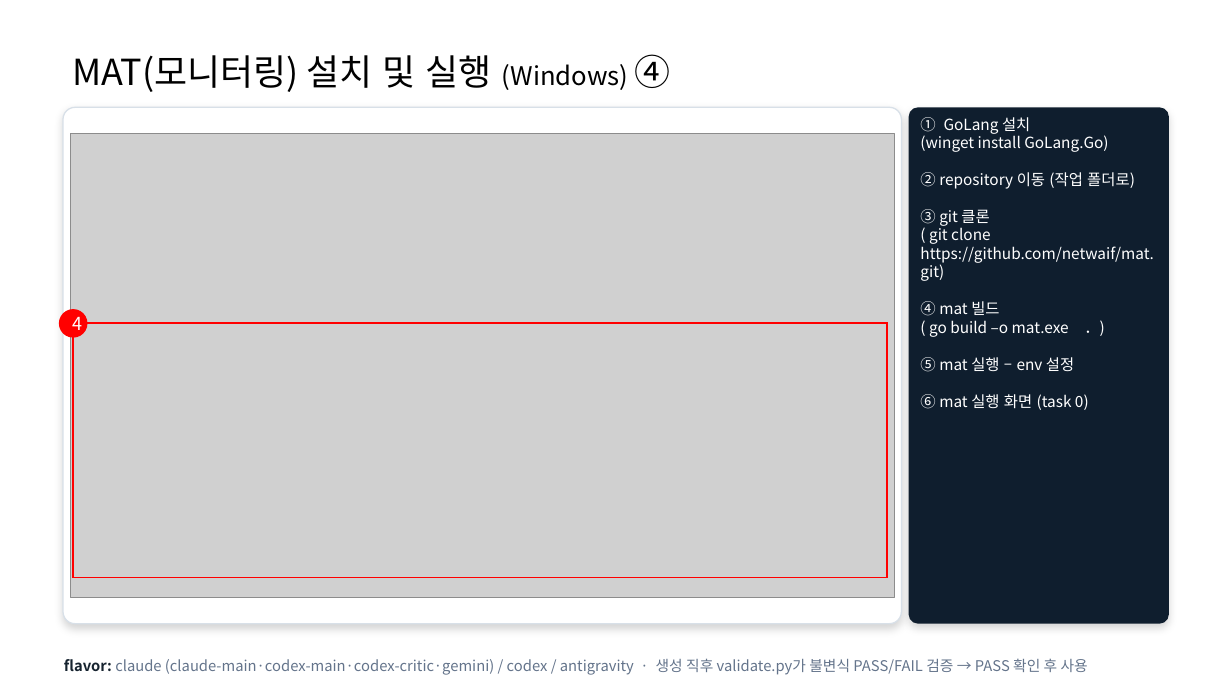
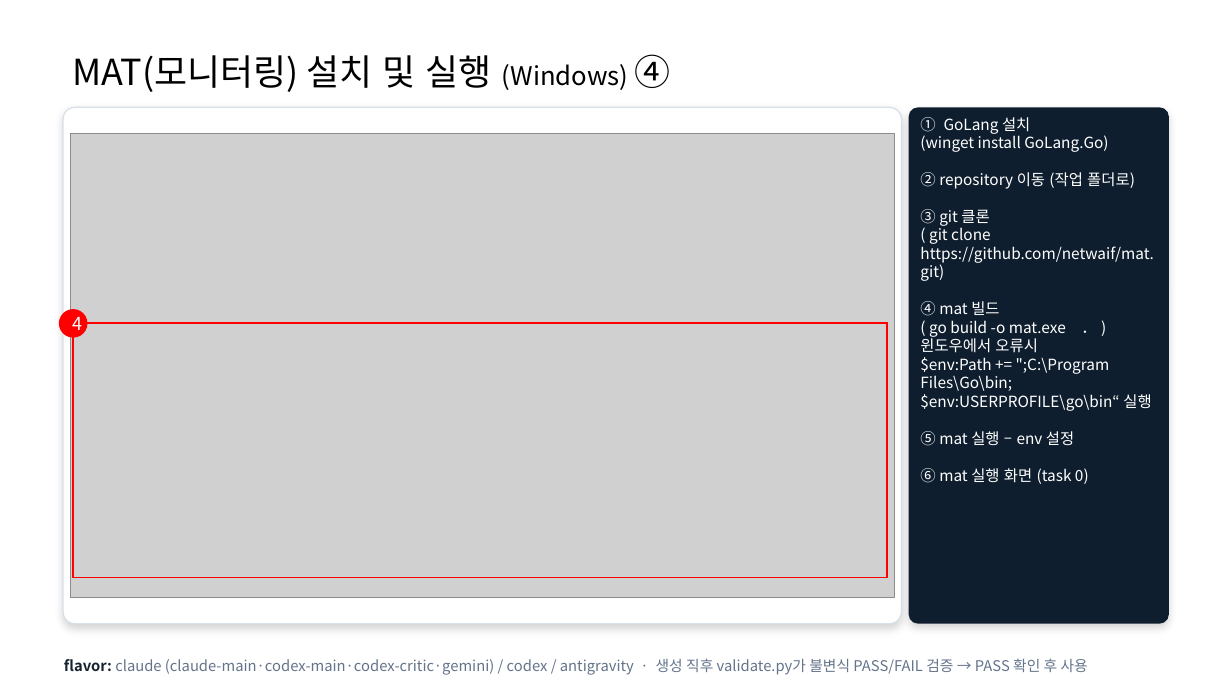
Before and after one commit to 313DEVGRP/Java-Service-Tree-Framework, a slide deck: slide 35 of multi_agent_handbook.pptx. Drawn at 1232x693 pixels with LibreOffice and Linux fonts; fonts in the diff are those of the drawing; grey boxes stand for pictures. Boxes give left, top, right and bottom in pixels: in the first picture for what was removed or moved away, otherwise in the second. Text is boxed around its words. In the diff, an @@ line names an element or a change of style, - is before the commit and + after.

```diff
--- a/multi_agent_handbook.pptx
+++ b/multi_agent_handbook.pptx
@@ text in rounded rectangle at [920, 320, 1151, 411]: text changed @@
-( go build –o mat.exe ．)
+( go build -o mat.exe ． )
+윈도우에서 오류시
+$env:Path += ";C:\Program Files\Go\bin;$env:USERPROFILE\go\bin“ 실행
```
Also in this commit, not shown: 1 other slide changed, 18 other files.
